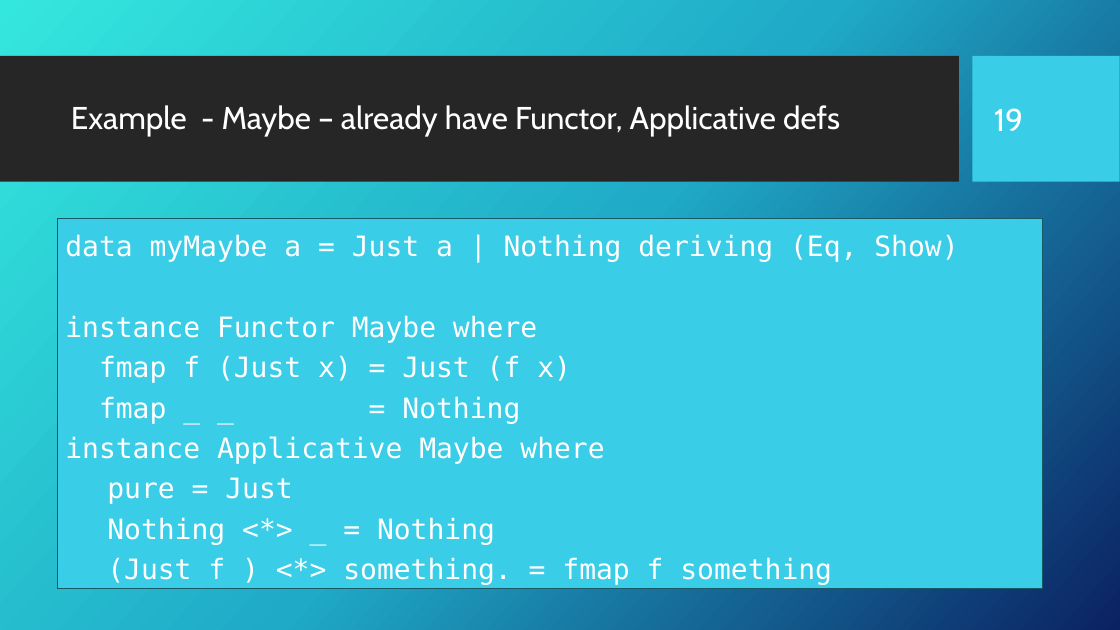
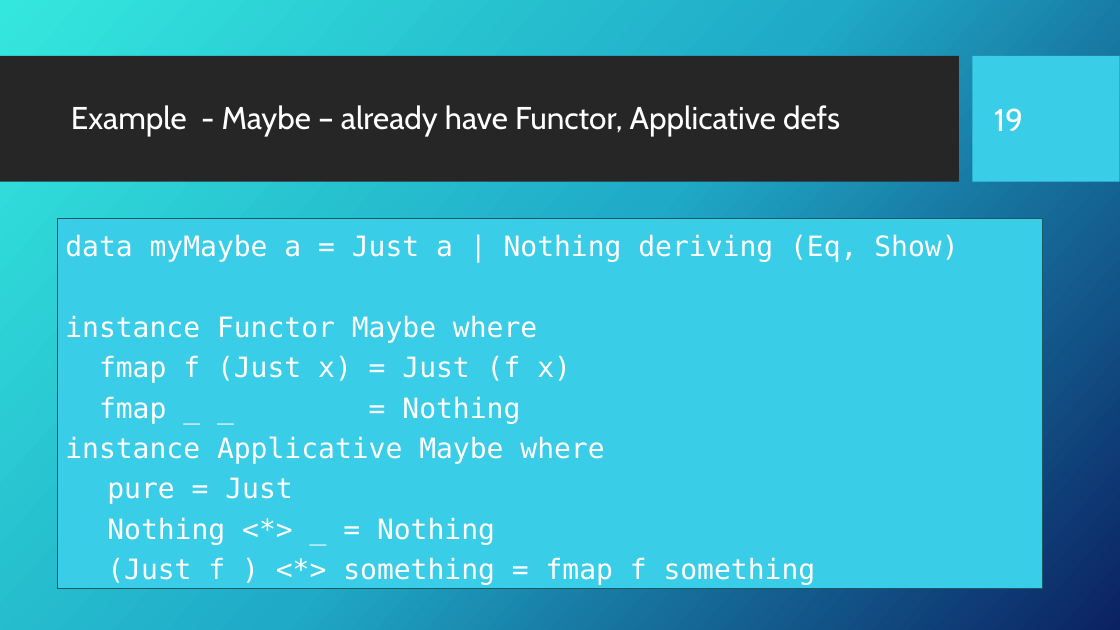
Before and after one commit to Fun-Prog-26/fun-prog-26, a slide deck: slide 20 of topic12-monads/unit-12a-lectures/talk-1/a-monads.pptx. Drawn at 1120x630 pixels with LibreOffice and Linux fonts; fonts in the diff are those of the drawing; background and template pictures are left out. Boxes give left, top, right and bottom in pixels: in the first picture for what was removed or moved away, otherwise in the second. Text is boxed around its words. In the diff, an @@ line names an element or a change of style, - is before the commit and + after.

```diff
--- a/topic12-monads/unit-12a-lectures/talk-1/a-monads.pptx
+++ b/topic12-monads/unit-12a-lectures/talk-1/a-monads.pptx
@@ text in rectangle at [107,557,816,585]: text changed @@
-(Just f ) <*> something. = fmap f something
+(Just f ) <*> something = fmap f something
```
Also in this commit, not shown: 5 other slides changed, 5 other files.
